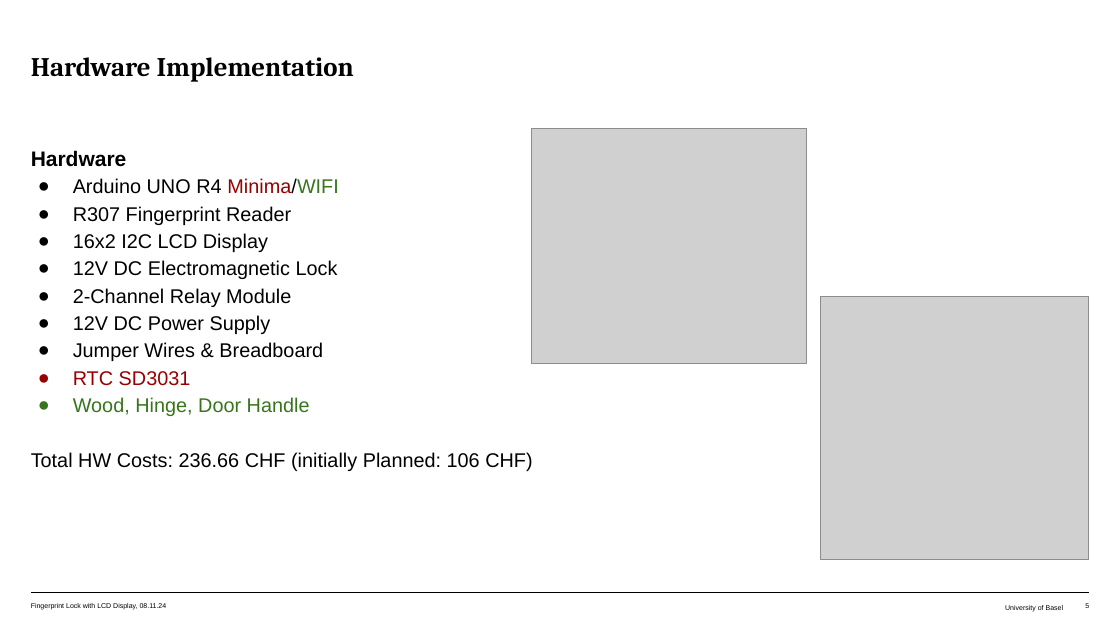
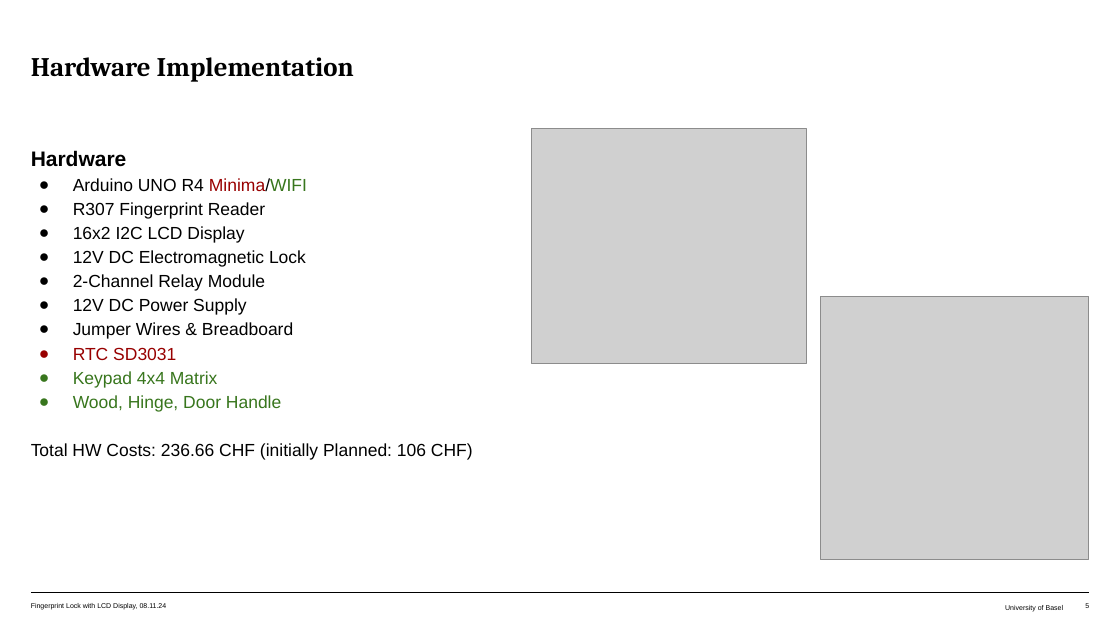
Before and after one commit to Lucafaessler/FingerprintLockProject, a slide deck: slide 5 of docs/presentation/Final Fingerprint Lock with LCD Display.pptx. Drawn at 1120x630 pixels with LibreOffice and Linux fonts; fonts in the diff are those of the drawing; grey boxes stand for pictures. Boxes give left, top, right and bottom in pixels: in the first picture for what was removed or moved away, otherwise in the second. Text is boxed around its words. In the diff, an @@ line names an element or a change of style, - is before the commit and + after.

Commit message:
updated presentation

```diff
--- a/docs/presentation/Final Fingerprint Lock with LCD Display.pptx
+++ b/docs/presentation/Final Fingerprint Lock with LCD Display.pptx
@@ text at (x1=31, y1=178, x2=473, y2=460): size 17 to 15 pt; indent changed @@
@@ text at (x1=73, y1=371, x2=218, y2=388): paragraph added @@
+● Keypad 4x4 Matrix
```
Also in this commit, not shown: 1 other file.
